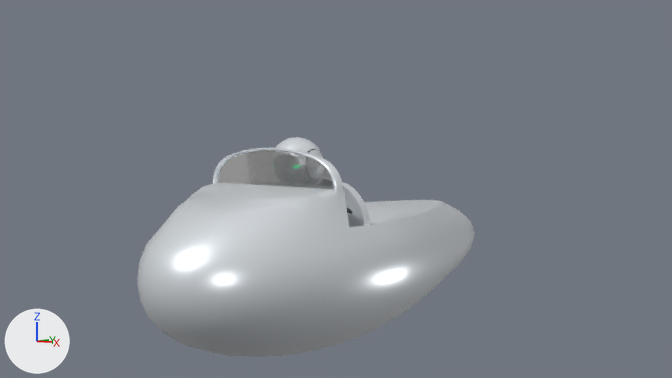
Before and after pictures for a commit that changed the Blender file Marvin Ship/Marvin ship.blend.
Camera for both pictures: the file's camera 'Camera'. The lights are fixed; the arrows at lower left show +X, +Y and +Z.
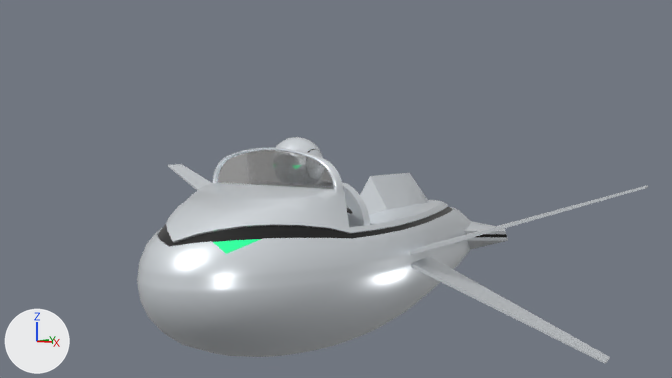
What differs and where, as boxes [x1, y1, x2, y2] in the pictures (672 x 378 px):
'Sphere.001', reshaped, modifiers changed (51% wider): before [137, 148, 474, 357]; after [137, 148, 648, 364]
part 1 of me_sphere_001, built on: before [342, 182, 474, 254]; after [137, 148, 648, 364]

Patch to the scene script:
```diff
--- a/Marvin Ship/Marvin ship.blend.py
+++ b/Marvin Ship/Marvin ship.blend.py
@@ me_sphere_001 @@
 # used by ob_sphere_001; location = (0.0, 0.0, 0.0); scale = (4.74, 4.74, 4.74)
-me_sphere_001.from_pydata(...)  # 588 vertices, 573 faces; spans x 0.0..1.31, y -1.63..4.7, z -1.0..1.42
+me_sphere_001.from_pydata(...)  # 1377 vertices, 1426 faces; spans x -3.77..3.77, y -1.63..4.7, z -1.0..1.42
+# me_sphere_001 part 1: 7 vertices moved from x 0.0..0.38, y 0.98..4.57, z 0.0..1.03 to x 0.0..0.95, y 0.98..4.57, z -0.02..0.99; 789 vertices added at x -3.77..3.77, y -1.63..4.67, z -0.98..1.41
 me_sphere_001.materials.append(mat_boddy)
 me_sphere_001.materials.append(mat_material_001)
+me_sphere_001.materials.append(mat_robber)  # black #141414
+me_sphere_001.materials.append(mat_marvin_eye)  # black #000000
@@ ob_sphere_001 @@
 ob_sphere_001.scale = (4.74, 4.74, 4.74)
-_m = ob_sphere_001.modifiers.new('Mirror', 'MIRROR')
```
